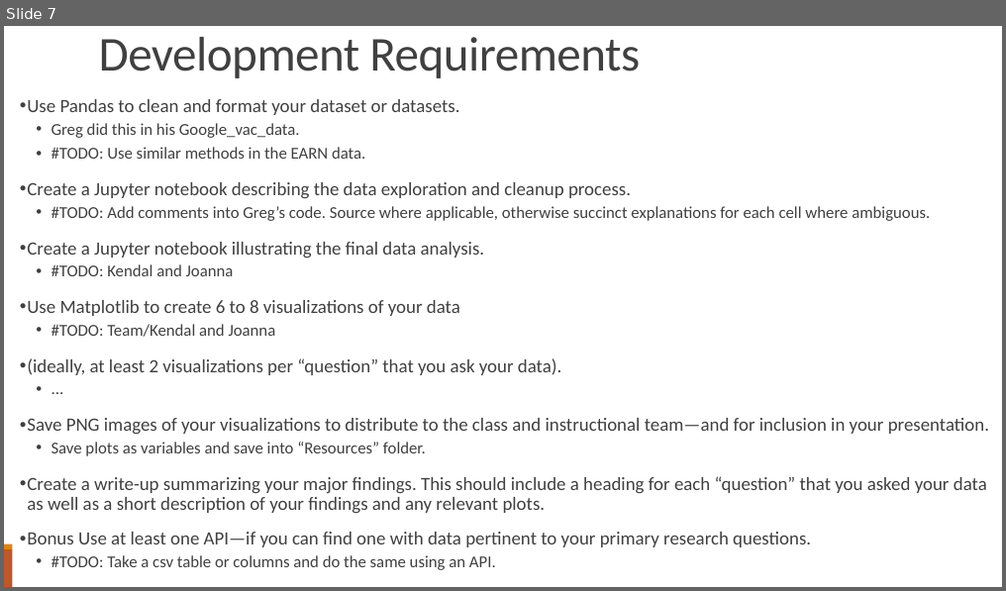
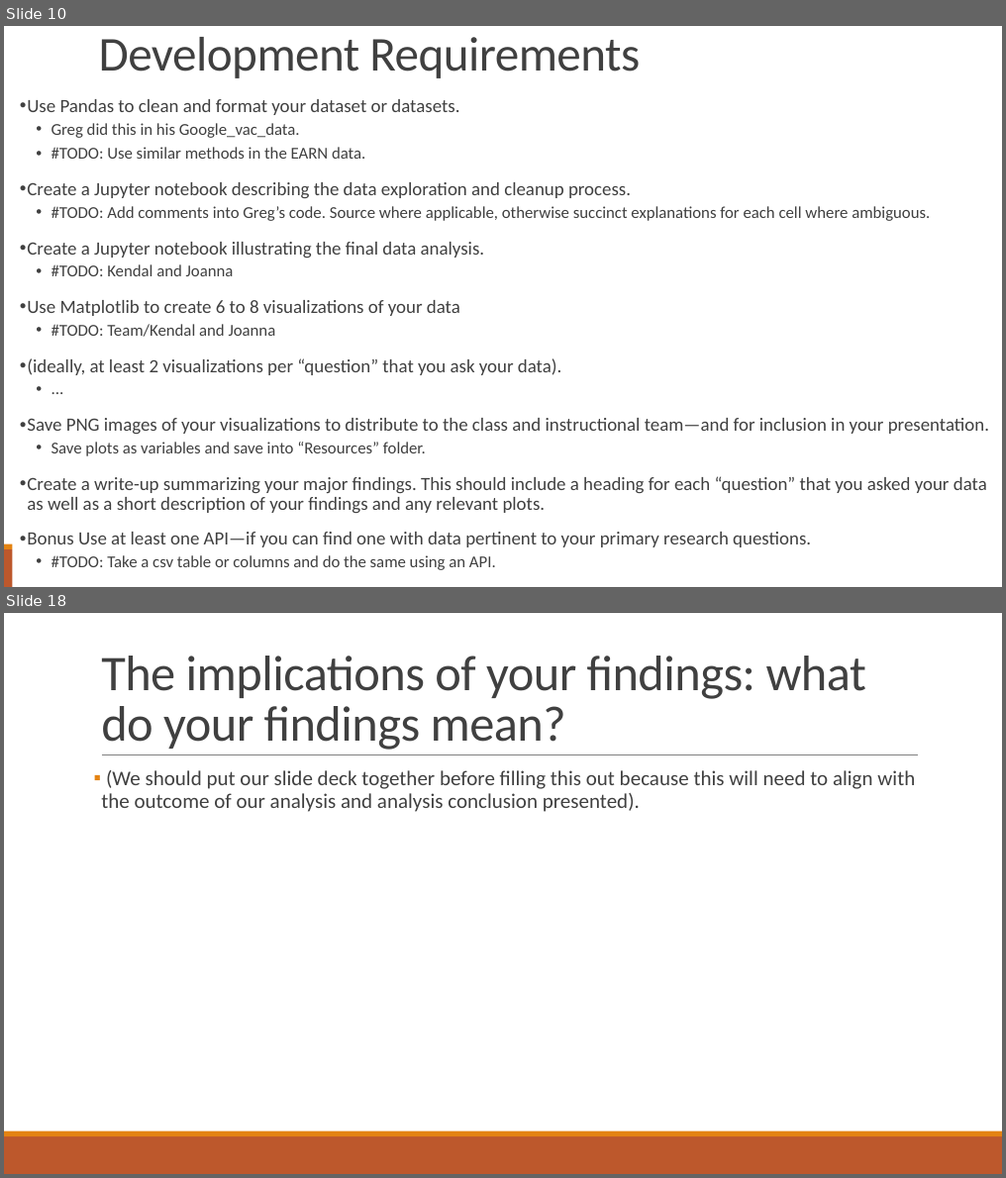
Before and after one commit to Evdawg/Project_1_Covid_Data, a slide deck: Project notes.pptx. Shown one above the other, each under a label of ours: slide 7 before the commit, slides 10 and 18 after it; the slides between them are not shown. The pictures are 1006x591 and 1006x1178 pixels, drawn with LibreOffice and Linux fonts; fonts in the diff are those of the drawing. Boxes give left, top, right and bottom in pixels: in the first picture for what was removed or moved away, otherwise in the second. Text is boxed around its words. In the diff, an @@ line names an element or a change of style, - is before the commit and + after.

```diff
--- a/Project notes.pptx
+++ b/Project notes.pptx
@@ slide 18 added at box(4, 613, 1002, 1174), background #FFFFFF; not listed: 2 template elements that a slide beside it also shows @@
@@ title added at box(101, 656, 866, 750), 48 pt, text #404040 @@
+The implications of your findings: what do your findings mean?
@@ line added from (102, 756) to (918, 756), #808080 0.5 pt @@
@@ text added at box(101, 770, 915, 812), 20 pt, text #404040 @@
+▪ (We should put our slide deck together before filling this out because this will need to align with the outcome of our analysis and analysis conclusion presented).
@@ what was slide 7 is now slide 10 @@
```
Also in this commit, not shown: 3 slides changed, 6 other slides added.
